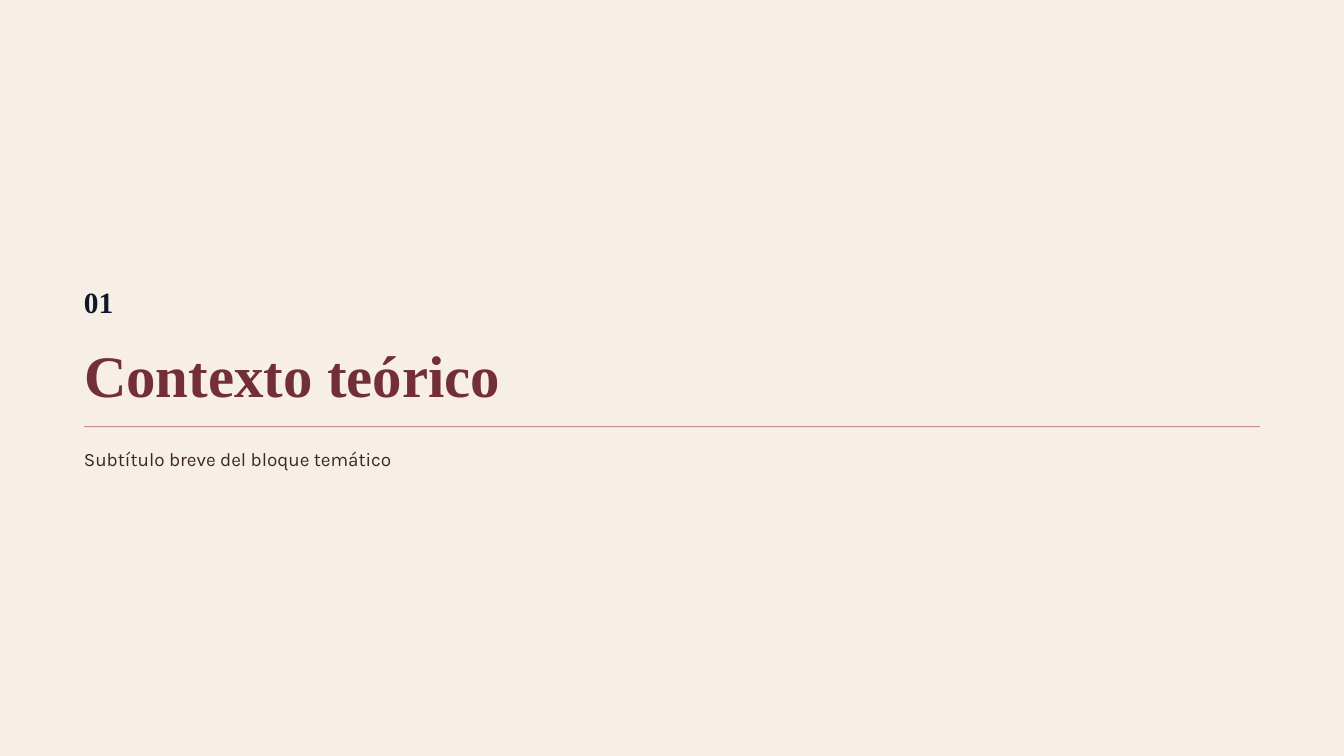
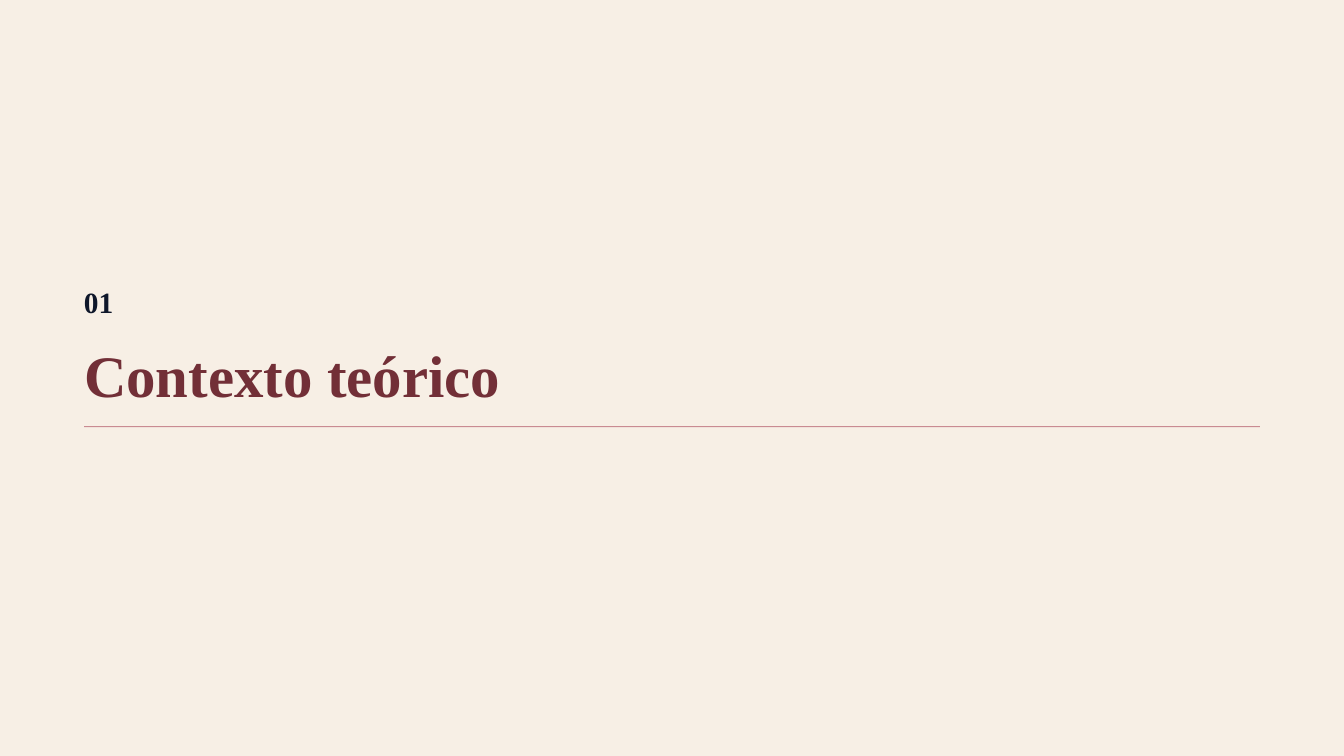
Before and after one commit to XimenaBecOliv07/Naive-Bayes, a slide deck: slide 3 of docs/presentacion/Proyecto_Naive_Bayes.pptx. Drawn at 1344x756 pixels with LibreOffice and Linux fonts; fonts in the diff are those of the drawing. Boxes give left, top, right and bottom in pixels: in the first picture for what was removed or moved away, otherwise in the second. Text is boxed around its words. In the diff, an @@ line names an element or a change of style, - is before the commit and + after.

```diff
--- a/docs/presentacion/Proyecto_Naive_Bayes.pptx
+++ b/docs/presentacion/Proyecto_Naive_Bayes.pptx
@@ text removed at (84, 451, 391, 471) @@
-Subtítulo breve del bloque temático
```
Also in this commit, not shown: 9 other slides changed, 1 other file.
